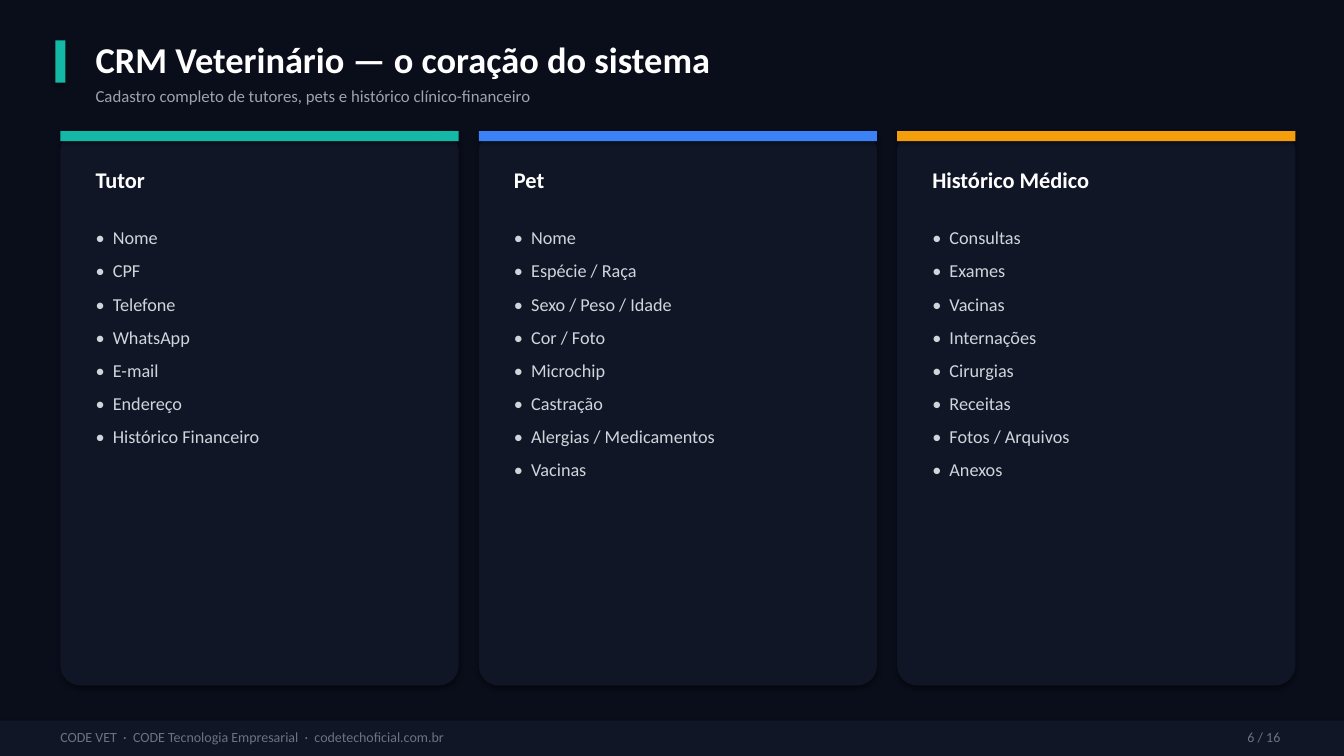
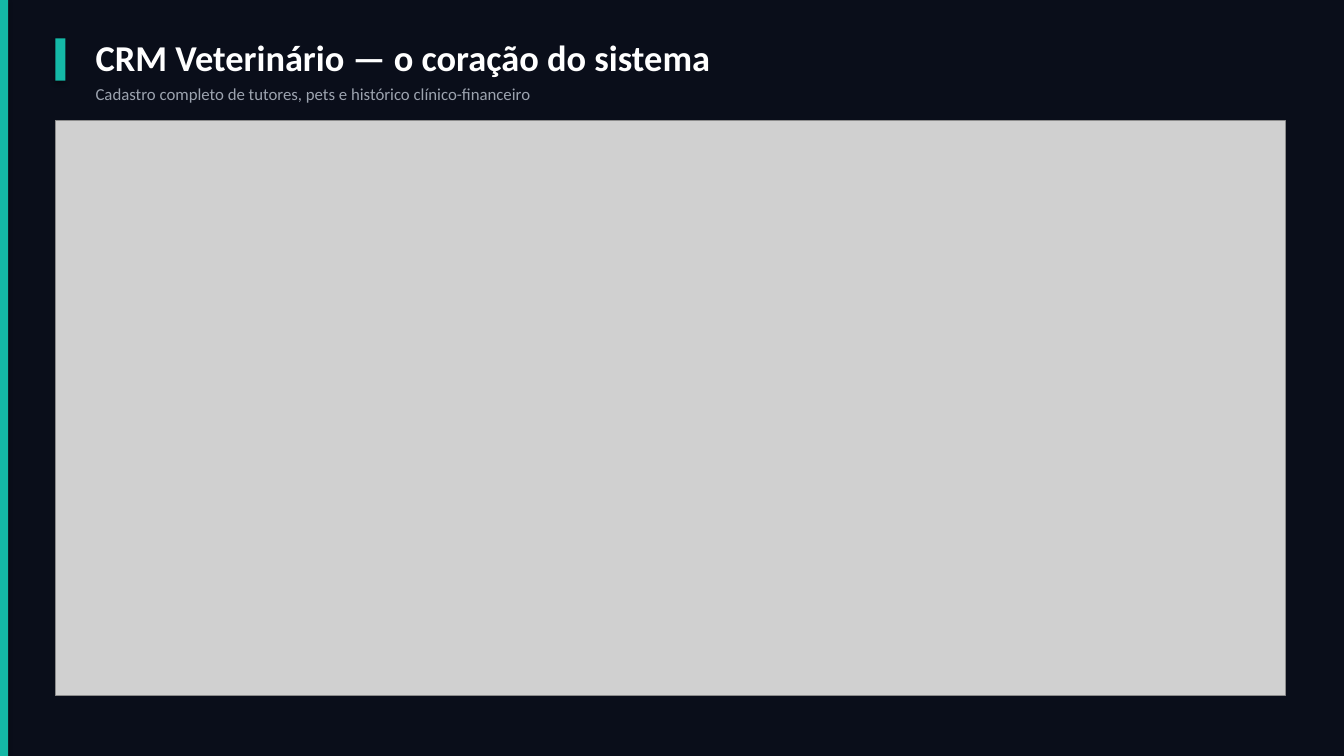
Before and after one commit to camilacarvalho-tech/complete-crm-app, a slide deck: slide 6 of propostas/CODE_VET_Apresentacao_CRM_SaaS_Clinicas_Veterinarias.pptx. Drawn at 1344x756 pixels with LibreOffice and Linux fonts; fonts in the diff are those of the drawing; grey boxes stand for pictures. Boxes give left, top, right and bottom in pixels: in the first picture for what was removed or moved away, otherwise in the second. Text is boxed around its words. In the diff, an @@ line names an element or a change of style, - is before the commit and + after.

```diff
--- a/propostas/CODE_VET_Apresentacao_CRM_SaaS_Clinicas_Veterinarias.pptx
+++ b/propostas/CODE_VET_Apresentacao_CRM_SaaS_Clinicas_Veterinarias.pptx
@@ rectangle added at <box>0,0,8,756</box>, fill #14B8A6 @@
@@ picture added at <box>55,121,1286,696</box> @@
@@ rounded rectangle removed at <box>60,131,459,686</box> @@
@@ rectangle removed at <box>60,131,459,141</box> @@
@@ rounded rectangle removed at <box>479,131,877,686</box> @@
@@ rectangle removed at <box>479,131,877,141</box> @@
@@ rounded rectangle removed at <box>897,131,1296,686</box> @@
@@ rectangle removed at <box>897,131,1296,141</box> @@
@@ text removed at <box>96,173,145,188</box> @@
-Tutor
@@ text removed at <box>514,173,544,188</box> @@
-Pet
@@ text removed at <box>932,172,1089,188</box> @@
-Histórico Médico
@@ text removed at <box>113,232,259,443</box> @@
-• Nome
-• CPF
-• Telefone
-• WhatsApp
-• E-mail
-• Endereço
-• Histórico Financeiro
@@ text removed at <box>531,232,715,476</box> @@
-• Nome
-• Espécie / Raça
-• Sexo / Peso / Idade
-• Cor / Foto
-• Microchip
-• Castração
-• Alergias / Medicamentos
-• Vacinas
@@ text removed at <box>949,231,1070,476</box> @@
-• Consultas
-• Exames
-• Vacinas
-• Internações
-• Cirurgias
-• Receitas
-• Fotos / Arquivos
-• Anexos
@@ rectangle removed at <box>0,721,1344,756</box> @@
@@ text removed at <box>60,732,443,744</box> @@
-CODE VET · CODE Tecnologia Empresarial · codetechoficial.com.br
@@ text removed at <box>1247,733,1280,742</box> @@
-6 / 16
```
Also in this commit, not shown: 15 other slides changed, 18 other files.
